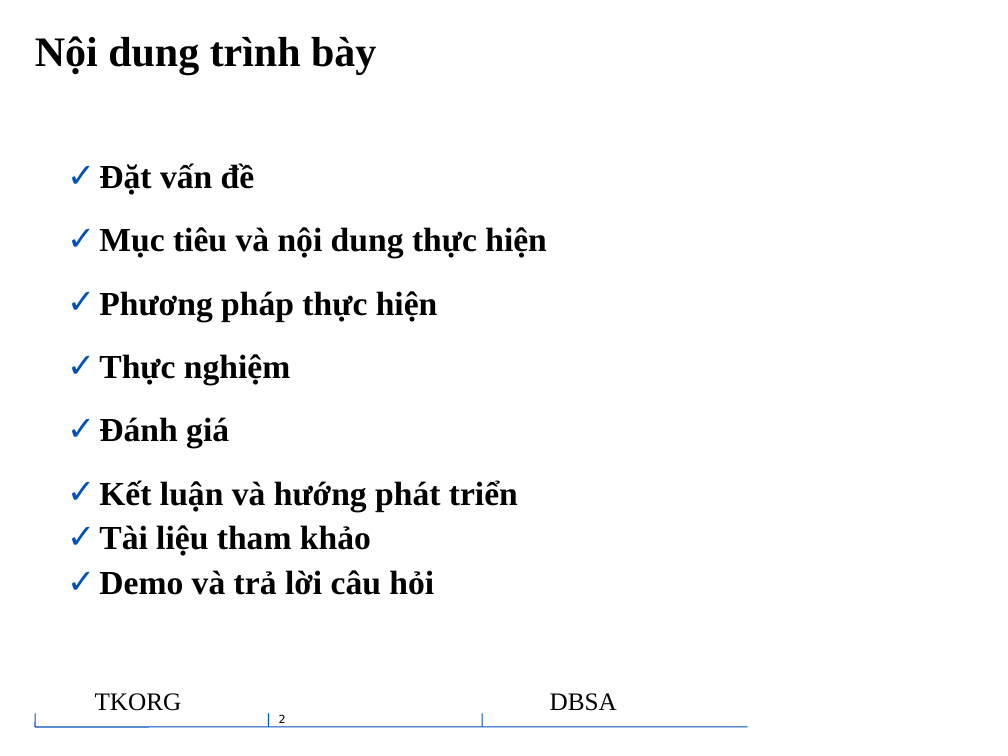
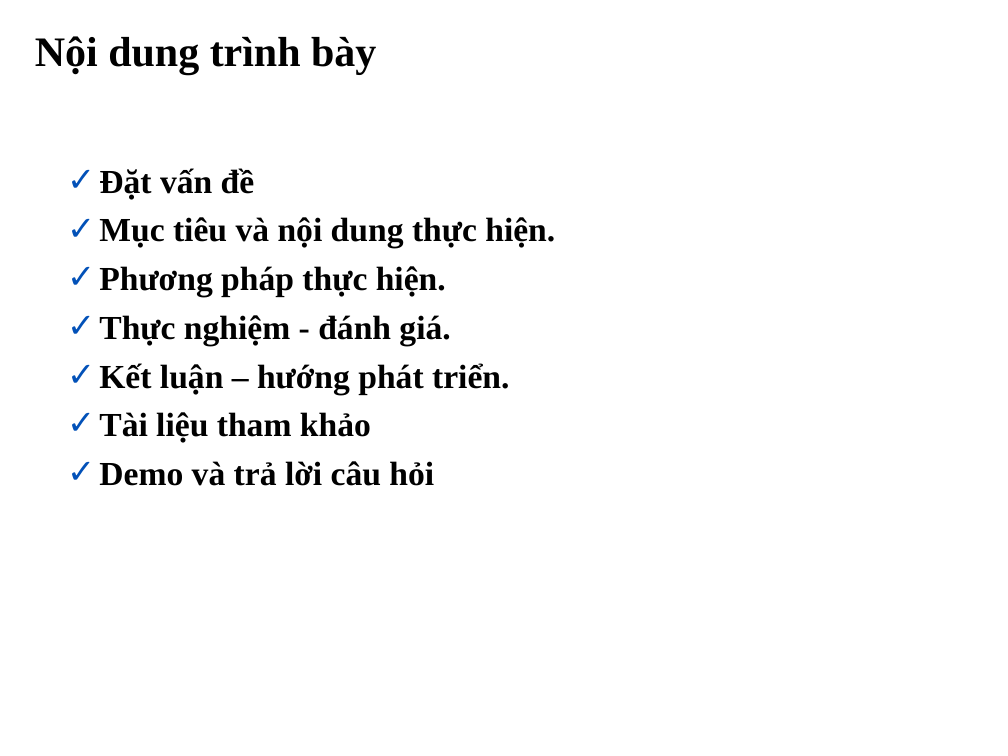
Before and after one commit to tiendv/detaitotnghiep, a slide deck: slide 2 of Report/Bao cao khoa luan/Trinh bay bao cao.ppt. Drawn at 1008x756 pixels with LibreOffice and Linux fonts; fonts in the diff are those of the drawing; background and template pictures are left out. Boxes give left, top, right and bottom in pixels: in the first picture for what was removed or moved away, otherwise in the second. Text is boxed around its words. In the diff, an @@ line names an element or a change of style, - is before the commit and + after.

Commit message:
update

```diff
--- a/Report/Bao cao khoa luan/Trinh bay bao cao.ppt
+++ b/Report/Bao cao khoa luan/Trinh bay bao cao.ppt
@@ text at [99,168,434,486]: line spacing 0.9 to 1 @@
@@ text at [99,217,555,394]: text changed @@
-✓ Mục tiêu và nội dung thực hiện
-✓ Phương pháp thực hiện
-✓ Thực nghiệm
-✓ Đánh giá
-✓ Kết luận và hướng phát triển
+✓ Mục tiêu và nội dung thực hiện.
+✓ Phương pháp thực hiện.
+✓ Thực nghiệm - đánh giá.
+✓ Kết luận – hướng phát triển.
@@ rectangle added at [0,706,764,736], fill #FFFFFF, outline #FFFFFF 0.74 pt @@
@@ line removed from (35, 727) to (35, 714) @@
@@ text removed at [95,693,182,711] @@
-TKORG
@@ line removed from (268, 727) to (268, 714) @@
@@ page number removed at [279,714,286,723] @@
-2
@@ line removed from (482, 727) to (482, 714) @@
@@ text removed at [550,693,617,711] @@
-DBSA
@@ line removed from (748, 727) to (35, 727) @@
```
Also in this commit, not shown: 3 other slides changed, 14 slides added, 17 slides removed.
